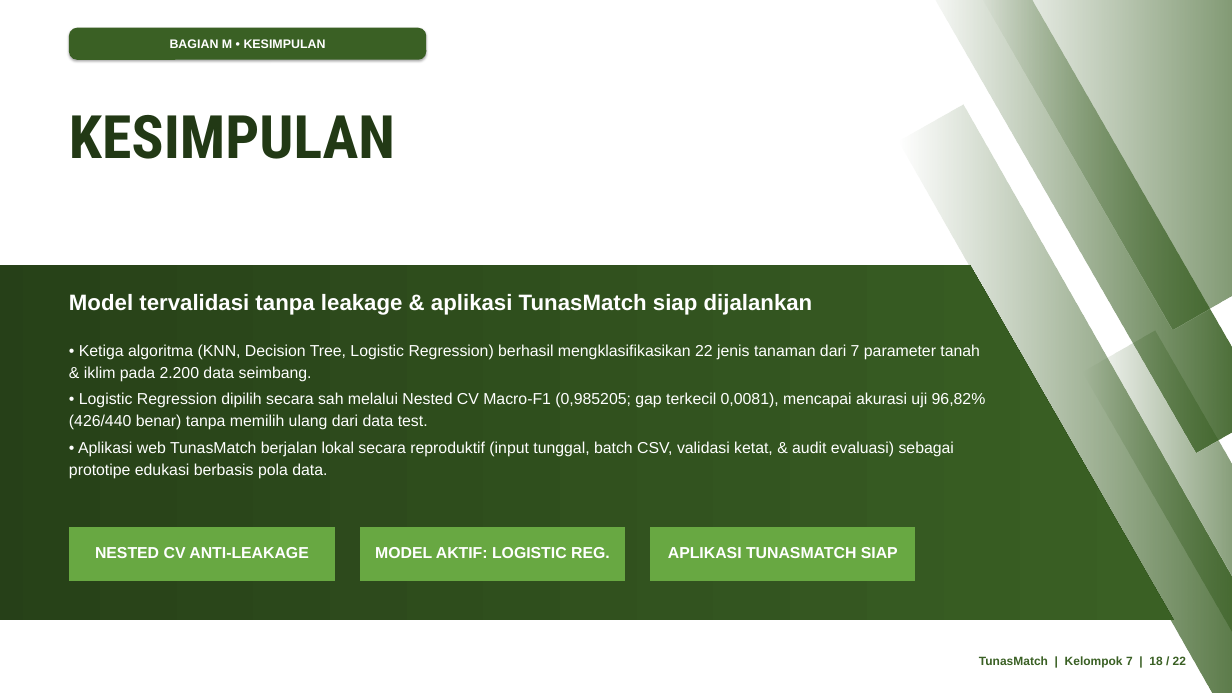
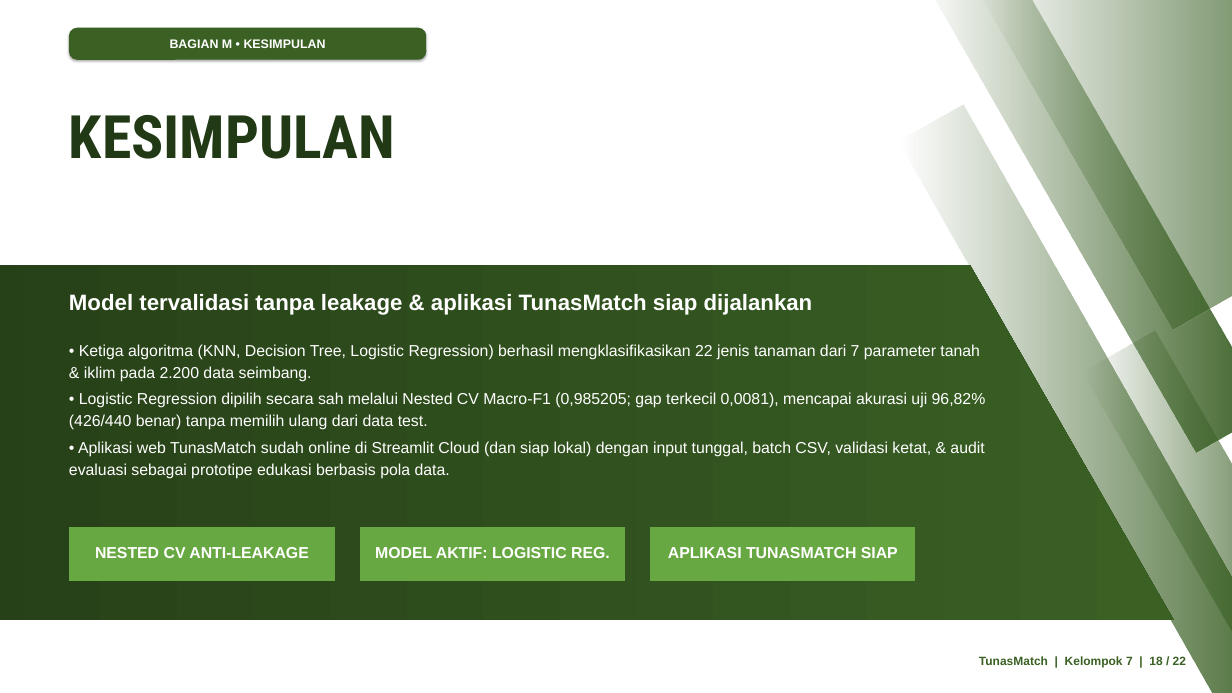
Before and after one commit to mikhailazka-dotcom/ML2026_TEK1302_Kelompok7_TunasMatch, a slide deck: slide 18 of presentation/Laporan_Proyek_Tanaman.pptx. Drawn at 1232x693 pixels with LibreOffice and Linux fonts; fonts in the diff are those of the drawing. Boxes give left, top, right and bottom in pixels: in the first picture for what was removed or moved away, otherwise in the second. Text is boxed around its words. In the diff, an @@ line names an element or a change of style, - is before the commit and + after.

Commit message:
Tambah link deployment Streamlit Cloud dan repo GitHub di seluruh materi

```diff
--- a/presentation/Laporan_Proyek_Tanaman.pptx
+++ b/presentation/Laporan_Proyek_Tanaman.pptx
@@ text at (69,441,984,479): text changed @@
-• Aplikasi web TunasMatch berjalan lokal secara reproduktif (input tunggal, batch CSV, validasi ketat, & audit evaluasi) sebagai prototipe edukasi berbasis pola data.
+• Aplikasi web TunasMatch sudah online di Streamlit Cloud (dan siap lokal) dengan input tunggal, batch CSV, validasi ketat, & audit evaluasi sebagai prototipe edukasi berbasis pola data.
```
Also in this commit, not shown: 2 other slides changed, 12 other files.
